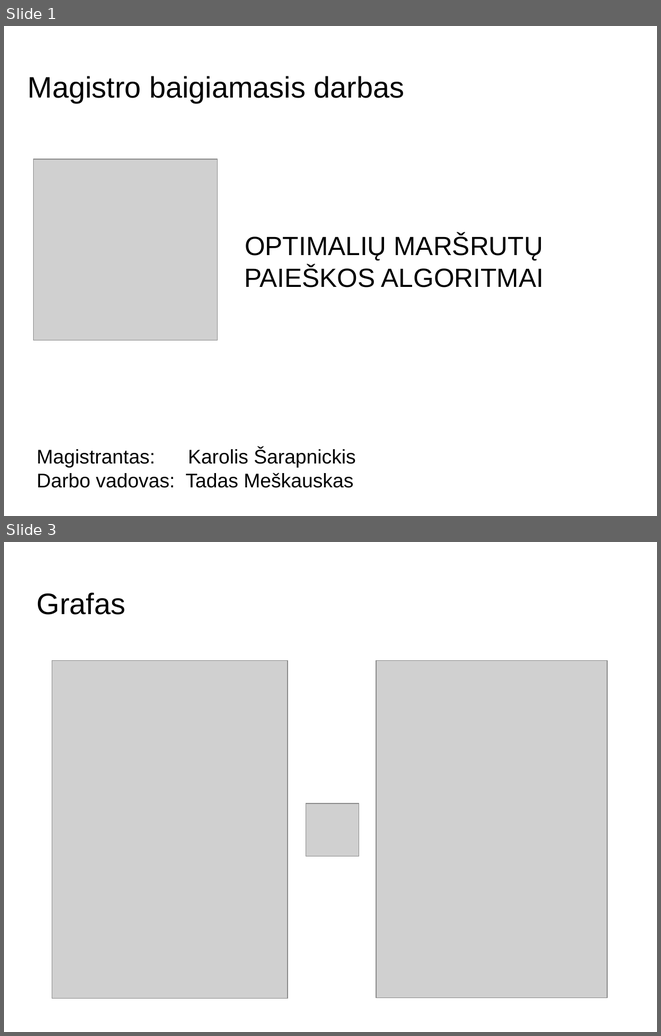
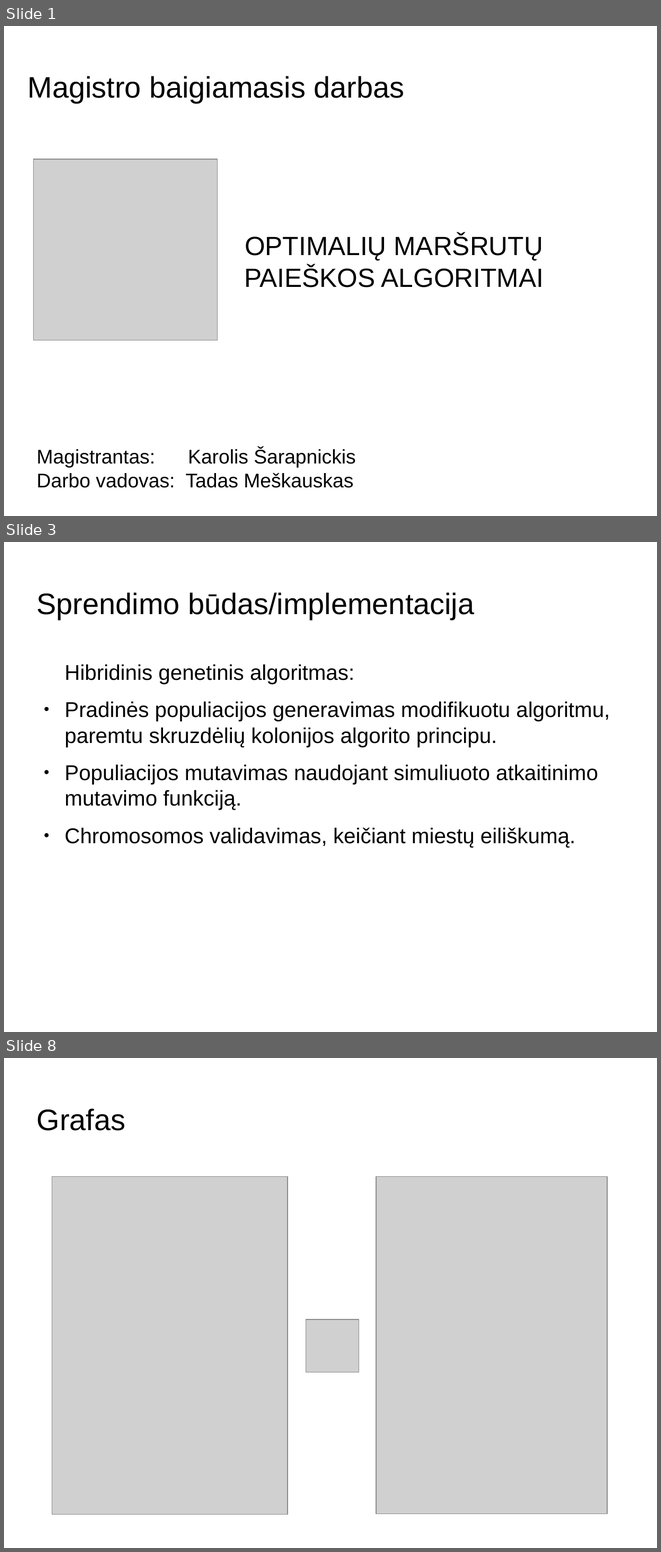
Before and after one commit to buz-zard/_archive, a slide deck: final-thesis/doc/presentation_[K.Š.].odp. Shown one above the other, each under a label of ours: slides 1 and 3 before the commit, slides 1, 3 and 8 after it; the slides between them are not shown. The pictures are 661x1036 and 661x1552 pixels, drawn with LibreOffice and Linux fonts; fonts in the diff are those of the drawing; grey boxes stand for pictures; background and template pictures are left out. Boxes give left, top, right and bottom in pixels: in the first picture for what was removed or moved away, otherwise in the second. Text is boxed around its words. In the diff, an @@ line names an element or a change of style, - is before the commit and + after.

```diff
--- a/final-thesis/doc/presentation_[K.Š.].odp
+++ b/final-thesis/doc/presentation_[K.Š.].odp
@@ slide 3 added at (4,542,657,1032), background picture (left out) @@
@@ title added at (37,592,474,619), 36 pt, text #000000 @@
+Sprendimo būdas/implementacija
@@ text added at (64,664,610,847), 26 pt, text #000000 @@
+Hibridinis genetinis algoritmas:
+● Pradinės populiacijos generavimas modifikuotu algoritmu, paremtu skruzdėlių kolonijos algorito principu.
+● Populiacijos mutavimas naudojant simuliuoto atkaitinimo mutavimo funkciją.
+● Chromosomos validavimas, keičiant miestų eiliškumą.
@@ what was slide 3 is now slide 8 @@
```
Also in this commit, not shown: 1 slide changed, 5 other slides added, 1 slide removed, 38 other files.
